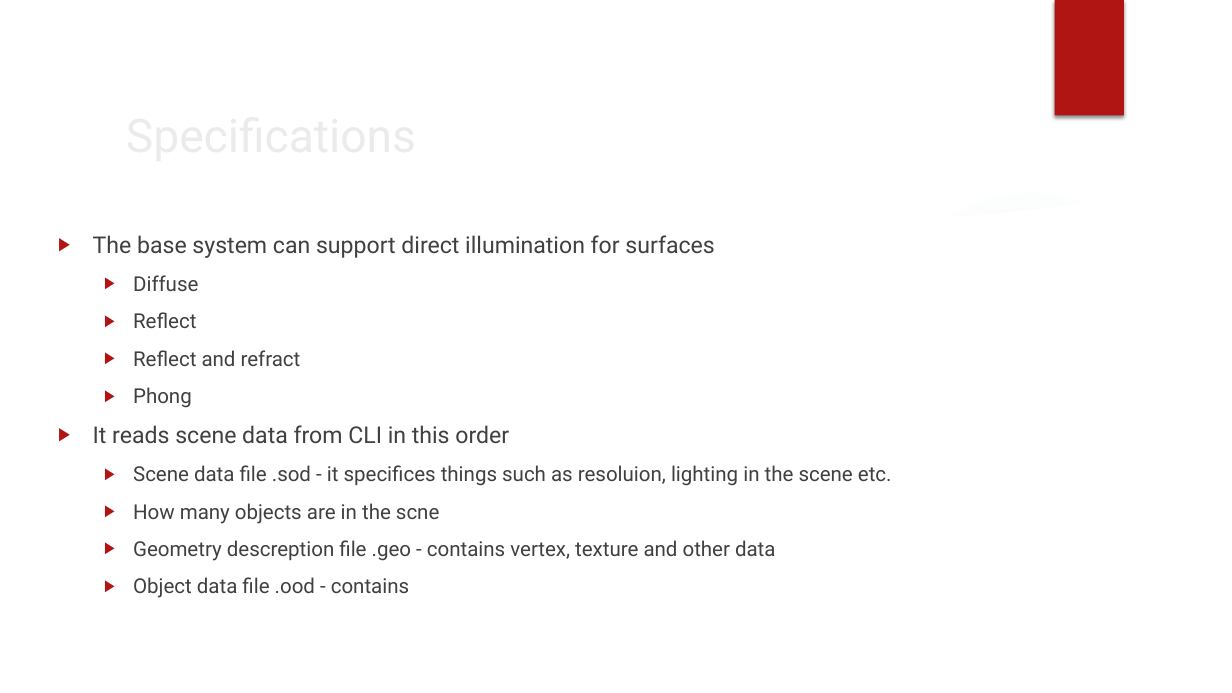
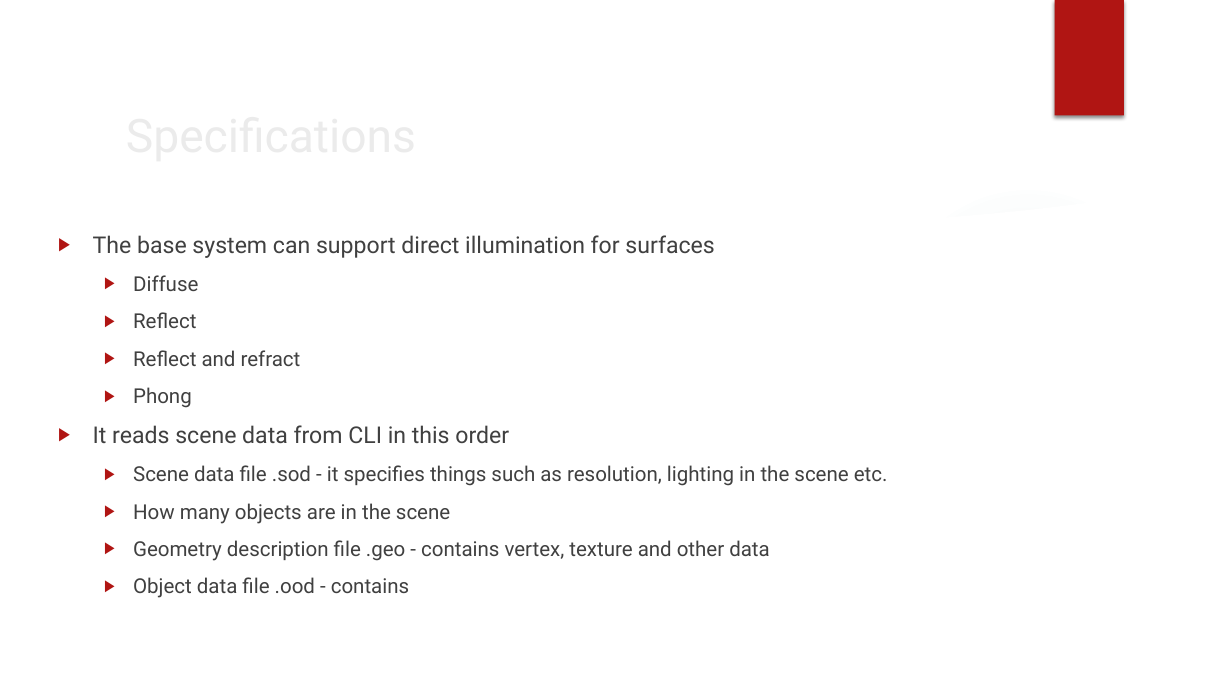
Before and after one commit to koxakis/RayTracing_FPGA, a slide deck: slide 2 of documentation/software/Base_render_system_documentation.pptx. Drawn at 1232x693 pixels with LibreOffice and Linux fonts; fonts in the diff are those of the drawing; background and template pictures are left out. Boxes give left, top, right and bottom in pixels: in the first picture for what was removed or moved away, otherwise in the second. Text is boxed around its words. In the diff, an @@ line names an element or a change of style, - is before the commit and + after.

Commit message:
further improoving all materials scene

```diff
--- a/documentation/software/Base_render_system_documentation.pptx
+++ b/documentation/software/Base_render_system_documentation.pptx
@@ text at [133,465,888,561]: text changed @@
-  ▶ Scene data file .sod - it specifices things such as resoluion, lighting in the scene etc.
-  ▶ How many objects are in the scne
-  ▶ Geometry descreption file .geo - contains vertex, texture and other data
+  ▶ Scene data file .sod - it specifies things such as resolution, lighting in the scene etc.
+  ▶ How many objects are in the scene
+  ▶ Geometry description file .geo - contains vertex, texture and other data
```
Also in this commit, not shown: 12 other slides changed, 1 slide added, 3 other files.
